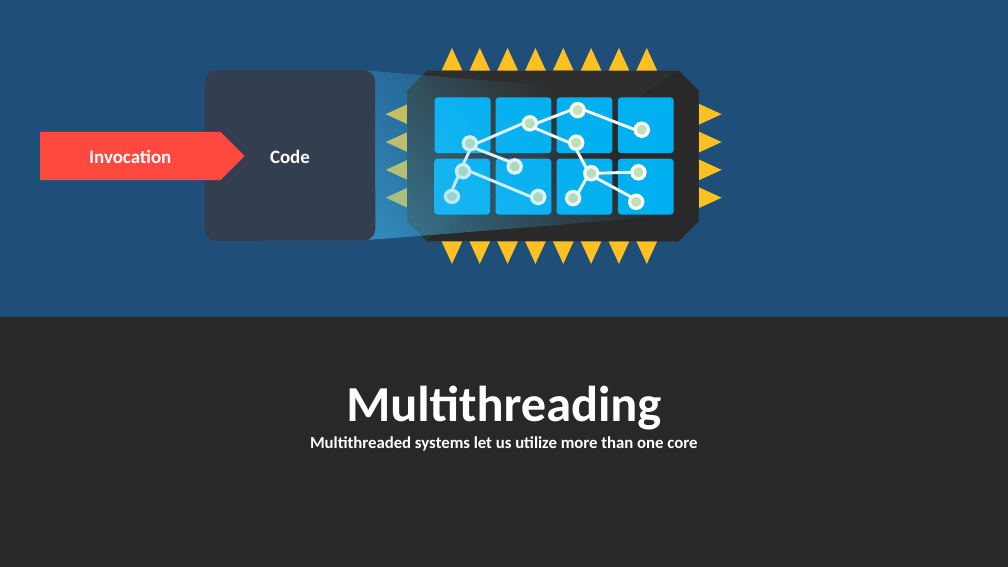
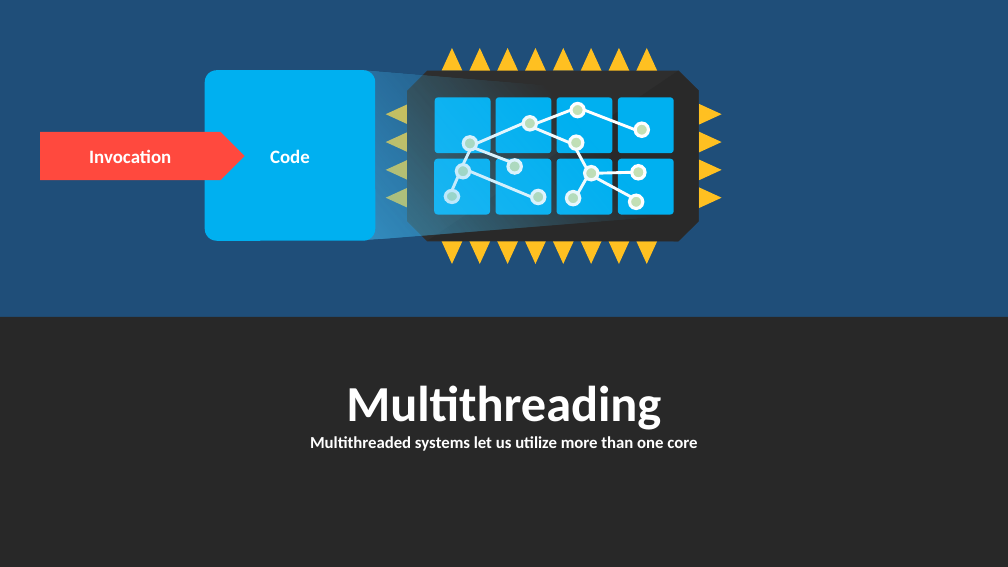
Before and after one commit to rogeralsing/Presentations, a slide deck: slide 10 of ProtoActor/QConSP/protoactor.pptx. Drawn at 1008x567 pixels with LibreOffice and Linux fonts; fonts in the diff are those of the drawing. Boxes give left, top, right and bottom in pixels: in the first picture for what was removed or moved away, otherwise in the second. Text is boxed around its words. In the diff, an @@ line names an element or a change of style, - is before the commit and + after.

```diff
--- a/ProtoActor/QConSP/protoactor.pptx
+++ b/ProtoActor/QConSP/protoactor.pptx
@@ rounded rectangle "Code" at box(205, 70, 376, 241): fill #333F50 to #00B0F0 @@
```
Also in this commit, not shown: 13 other slides changed, 1 other file.
